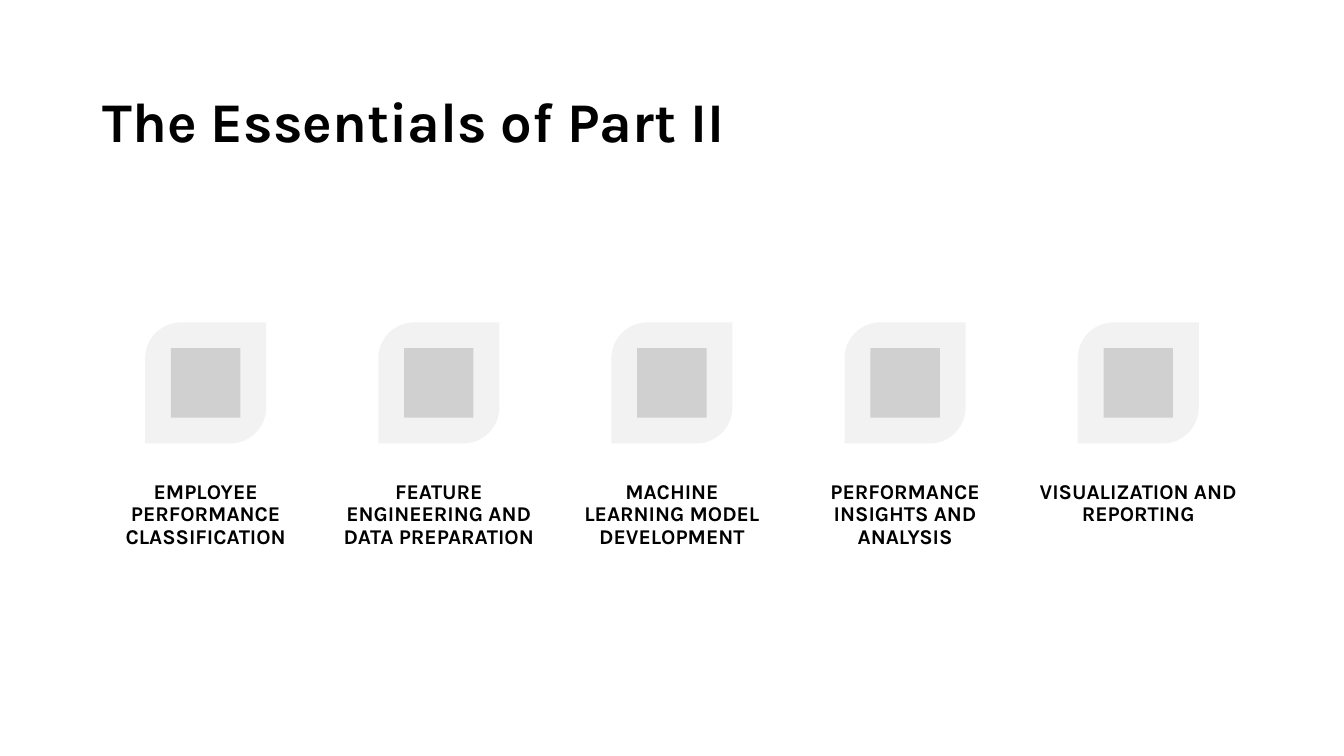
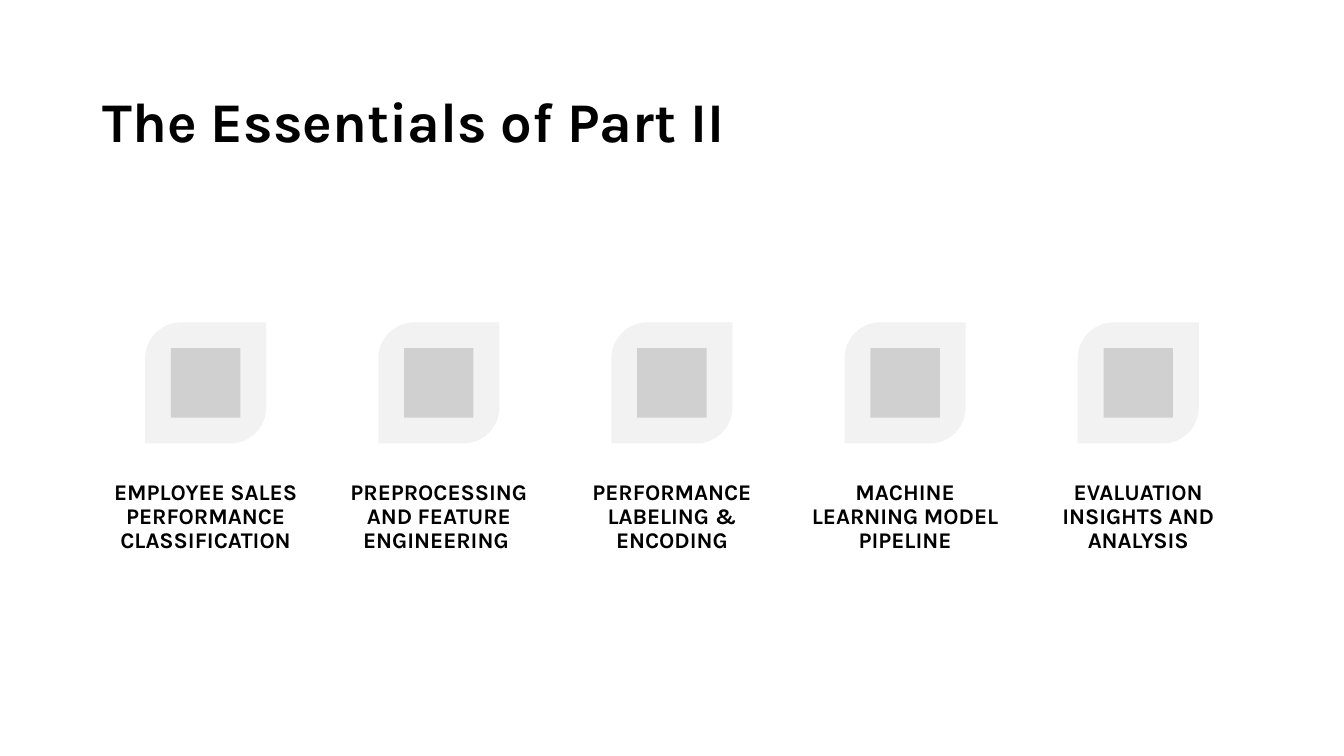
Before and after one commit to Konstant-gk/Chinook_Project, a slide deck: slide 8 of Chinook_Presentation/Project_Future_Chinook_Presentation.pptx. Drawn at 1344x756 pixels with LibreOffice and Linux fonts; fonts in the diff are those of the drawing; grey boxes stand for pictures. Boxes give left, top, right and bottom in pixels: in the first picture for what was removed or moved away, otherwise in the second. Text is boxed around its words. In the diff, an @@ line names an element or a change of style, - is before the commit and + after.

```diff
--- a/Chinook_Presentation/Project_Future_Chinook_Presentation.pptx
+++ b/Chinook_Presentation/Project_Future_Chinook_Presentation.pptx
@@ text in free at [114,485,297,549]: text changed; size 15 to 16 pt @@
-EMPLOYEE PERFORMANCE CLASSIFICATION
+EMPLOYEE SALES PERFORMANCE CLASSIFICATION
@@ text in free at [350,485,527,549]: text changed; size 15 to 16 pt @@
-FEATURE ENGINEERING AND DATA PREPARATION
+PREPROCESSING AND FEATURE ENGINEERING
@@ text in free at [592,485,751,549]: text changed; size 15 to 16 pt @@
-MACHINE LEARNING MODEL DEVELOPMENT
+PERFORMANCE LABELING & ENCODING
@@ text in free at [812,485,998,548]: text changed; size 15 to 16 pt @@
-PERFORMANCE INSIGHTS AND ANALYSIS
+MACHINE LEARNING MODEL PIPELINE
@@ 5 frees: place and size @@
-5 frees at [126,485,1237,545]
+5 frees at [107,481,1238,561]
@@ text in free at [1062,485,1214,549]: text changed; size 15 to 16 pt @@
-VISUALIZATION AND REPORTING
+EVALUATION INSIGHTS AND ANALYSIS
```
Also in this commit, not shown: 4 other slides changed, 5 slides added, 4 slides removed.
